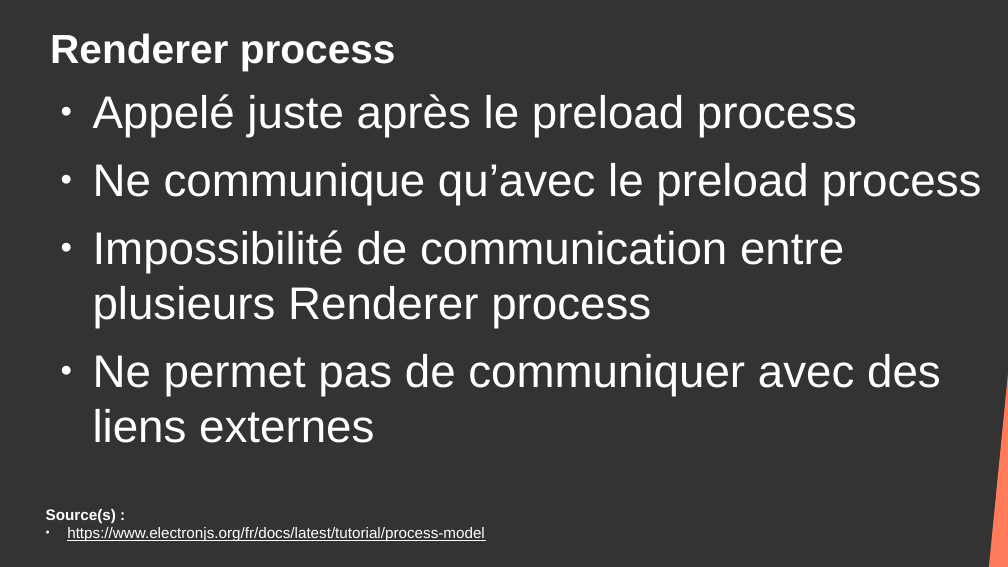
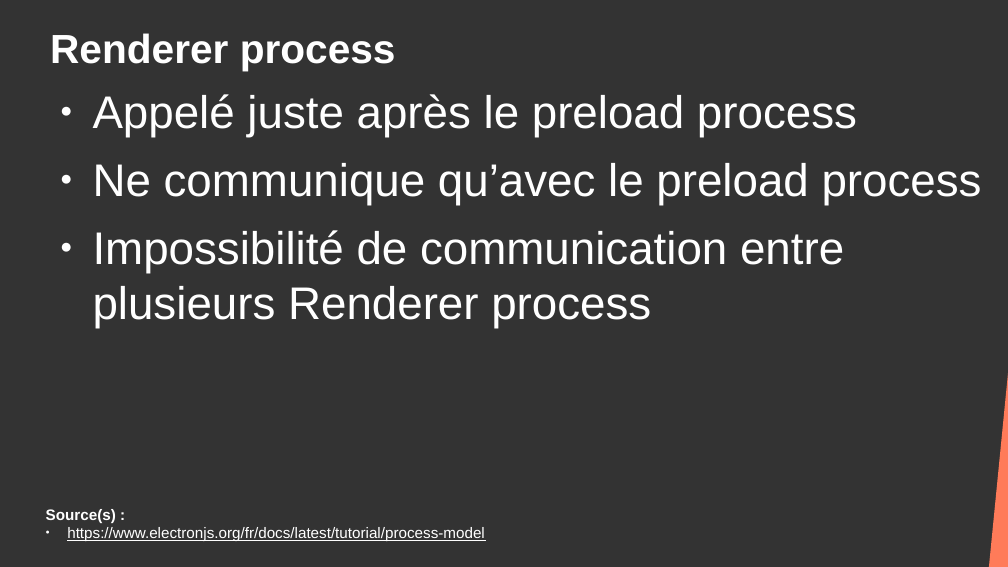
Before and after one commit to DanYellow/cours, a slide deck: slide 13 of developpement-front-s5/travaux-pratiques/numero-5/presentation.odp. Drawn at 1008x567 pixels with LibreOffice and Linux fonts; fonts in the diff are those of the drawing. Boxes give left, top, right and bottom in pixels: in the first picture for what was removed or moved away, otherwise in the second. Text is boxed around its words. In the diff, an @@ line names an element or a change of style, - is before the commit and + after.

```diff
--- a/developpement-front-s5/travaux-pratiques/numero-5/presentation.odp
+++ b/developpement-front-s5/travaux-pratiques/numero-5/presentation.odp
@@ text at <box>93,354,941,443</box>: paragraph removed @@
-● Ne permet pas de communiquer avec des liens externes
```
Also in this commit, not shown: 2 other slides changed, 4 other files.
